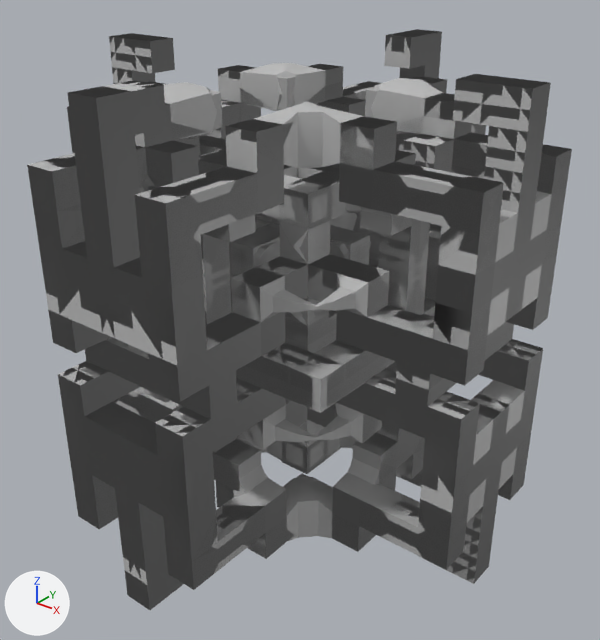
Before and after pictures for a commit that changed the FBX model pathenvironment_1.fbx.
Camera for both pictures: a camera (50 mm lens) standing at (1.557, -1.919, 1.107) and looking at (0.035, -0.016, -0.072). The lights are fixed; the arrows at lower left show +X, +Y and +Z. Where no turn or scale is listed for an object, it has been applied to the vertices.

The first picture shows 'environment_inner', 'environment_inner_wire', 'environment_mid', 'environment_mid_wire', 'environment_outer', 'environment_outer_wire'.
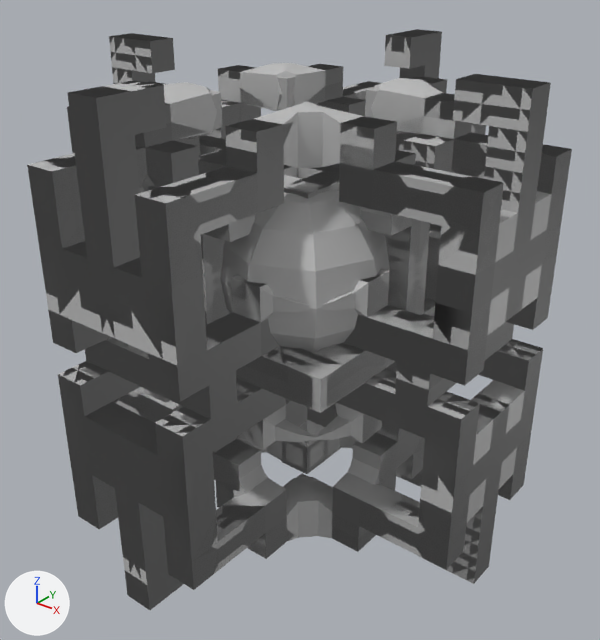
Boxes [x1, y1, x2, y2] around the edits, measured in the pictures (600 x 640 px):
'region1', added
    after: [221, 186, 390, 353]
'environment_inner_wire', unchanged, covered by the edit
    before: [229, 216, 370, 346]
'environment_inner', unchanged, covered by the edit
    before: [231, 213, 371, 353]

The change, as a diff of the scene's bpy script:
```diff
--- a/pathenvironment_1.fbx.py
+++ b/pathenvironment_1.fbx.py
@@ me_mesh_006 @@
+me_mesh_006.from_pydata(...)  # a UV sphere (8 segments, 8 rings, poles along z) spanning x -0.251..0.251, y -0.251..0.251, z -0.251..0.251
+me_mesh_006.materials.append(mat_lambert1)  # grey #bcbcbc
@@ ob_region1 @@
+ob_region1 = bpy.data.objects.new('region1', me_mesh_006)
+ob_region1.location = (0.2, -0.2, 0.2)
```
